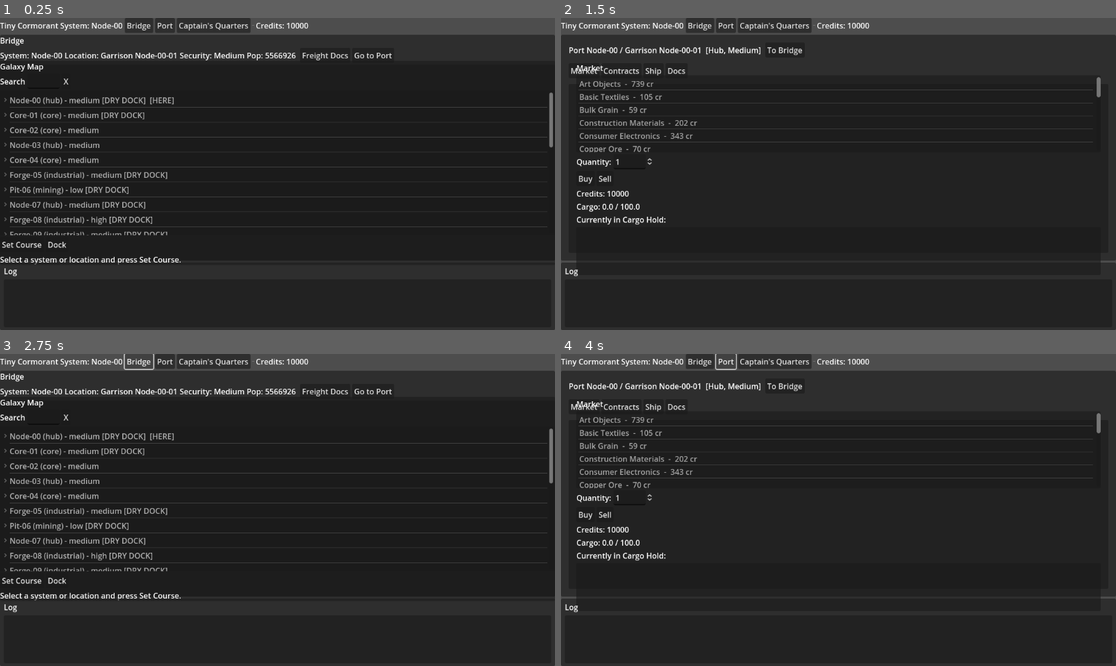
Above: before the commit, frames 1-4 (two rows, left to right).
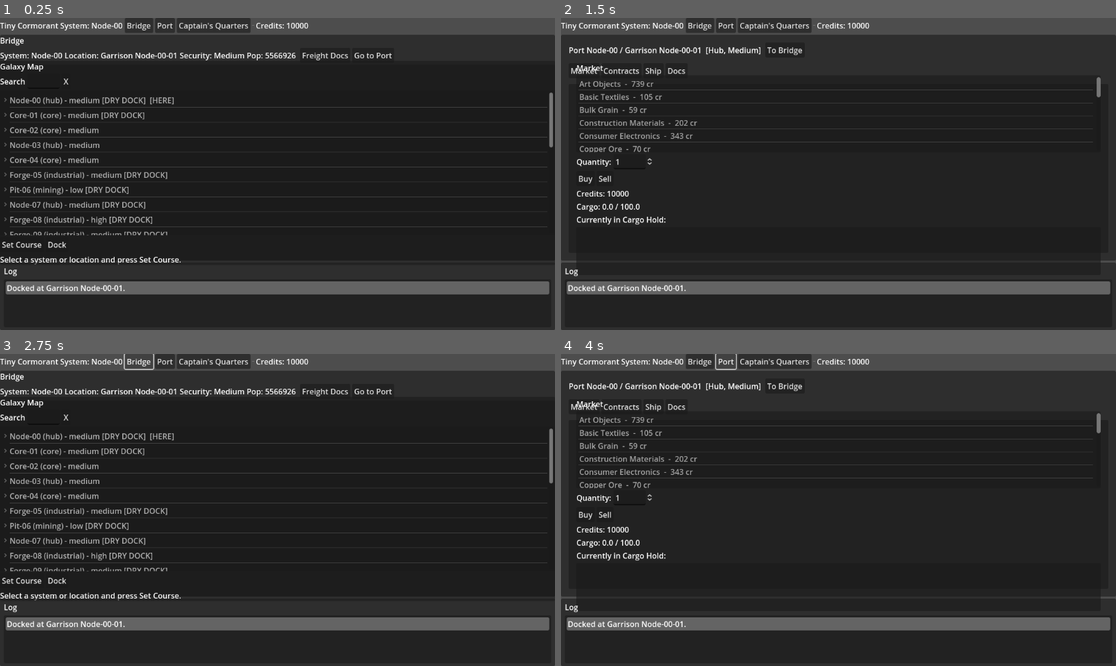
Above: after the commit, the same moments.

Repository: DKyd/Tiny-Cormorant
Game: Godot game, scene res://scenes/MainGame.tscn
The game is run twice, just before and just after one commit, with the same random seed, the same clock (stepped at 60 frames per second) and the same inputs.
Inputs (mouse positions are in pixels of both pictures, inside the frame that each line leads up to):
- Up to frame 1 (0.25 s): no input
- Up to frame 2 (1.5 s): click (605, 80) at 0.52 s; type "12" at 0.6 s; click "Go to Port" at 1.25 s
- Up to frame 3 (2.75 s): click "Bridge" at 2 s
- Up to frame 4 (4 s): click "Go to Port" at 2.75 s; click "Port" at 3.5 s

The runs differ from the first frame. In frame 1, 4.1% of the frame differs, in the area x 1-99%, y 84-89%; in frame 2, 4.1%; in frame 3, 4.1%; in frame 4, 4.1%.

Commit message:
2.1 Generate Contracts at Locations

Diff:
--- a/scripts/JobBoardPanel.gd
+++ b/scripts/JobBoardPanel.gd
@@ -7,13 +7,13 @@
 @onready var close_button: Button = $PanelContainer/MarginContainer/VBoxContainer/HBoxContainer/CloseButton
 @onready var hint_label: Label = $PanelContainer/MarginContainer/VBoxContainer/HintLabel
 
-var contracts: Array = []  # available contracts for this system
+var contracts: Array = []  # available contracts for this location
 
 
 func _ready() -> void:
 	title_label.text = "Job Board"
 
-	_build_contracts_for_current_system()
+	_build_contracts_for_current_location()
 	_refresh_list()
 
 	contracts_list.item_selected.connect(_on_contract_selected)
@@ -21,38 +21,24 @@
 	close_button.pressed.connect(_on_close_pressed)
 
 
-func _build_contracts_for_current_system() -> void:
-	var sys_id: String = GameState.current_system_id
+func _build_contracts_for_current_location() -> void:
 	var loc_id: String = GameState.current_location_id
 
-	# Safety check – must have a valid system
-	if sys_id == "":
+	# Safety check: must have a valid location
+	if loc_id == "":
 		contracts = []
-		info_label.text = "No system selected."
+		info_label.text = "No location selected."
 		return
 
-	# Safety check – try location-first, but location may be blank on first load
-	var generated: Array = []
-	if loc_id != "":
-		generated = Contracts.generate_contracts_for_location(loc_id, 4)
-
-	# If location contracts failed or returned empty, fall back to system-level
-	if generated.is_empty():
-		generated = Contracts.generate_contracts_for_system(sys_id, 4)
-
-	contracts = generated
+	contracts = Contracts.get_contracts_for_location(loc_id)
 
 	# UI feedback
 	if contracts.is_empty():
 		info_label.text = "No contracts available here."
 	else:
-		# If we generated by location, label should reflect that
-		if loc_id != "":
-			var loc: Dictionary = Galaxy.get_location(loc_id)
-			var loc_name: String = String(loc.get("name", loc_id))
-			info_label.text = "Contracts available at %s." % loc_name
-		else:
-			info_label.text = "Contracts available from this system."
+		var loc: Dictionary = Galaxy.get_location(loc_id)
+		var loc_name: String = String(loc.get("name", loc_id))
+		info_label.text = "Contracts available at %s." % loc_name
 
 
 
--- a/singletons/Contracts.gd
+++ b/singletons/Contracts.gd
@@ -13,10 +13,27 @@
 # }
 
 var _id_counter: int = 0
+var contracts_by_location_id: Dictionary = {}
 
 func _next_id() -> String:
 	_id_counter += 1
 	return "CON_%04d" % _id_counter
+
+
+func get_contracts_for_location(location_id: String) -> Array:
+	if location_id == "":
+		return []
+	if not contracts_by_location_id.has(location_id):
+		return []
+	return contracts_by_location_id[location_id]
+
+
+func refresh_contracts_for_location(location_id: String, count: int = 3) -> Array:
+	if location_id == "":
+		return []
+	var generated: Array = generate_contracts_for_location(location_id, count)
+	contracts_by_location_id[location_id] = generated
+	return generated
 
 
 func generate_contracts_for_system(system_id: String, count: int = 3) -> Array:
@@ -54,6 +71,7 @@
 			{
 				"commodity_id": commodity_id,
 				"declared_qty": quantity,
+				"cargo_space": quantity,
 			}
 		]
 
--- a/singletons/GameState.gd
+++ b/singletons/GameState.gd
@@ -64,10 +64,8 @@
 	var loc_ids: Array = Galaxy.get_location_ids_for_system(current_system_id)
 	if loc_ids.size() > 0:
 		# Take the first location as default “dock”
-		current_location_id = String(loc_ids[0])
-		emit_signal("location_changed", current_location_id)
-
-		check_travel_contracts_at(current_system_id, current_location_id)
+		var loc_id: String = String(loc_ids[0])
+		set_current_location(loc_id)
 
 
 func travel_to_system(new_system_id: String) -> void:
@@ -179,6 +177,7 @@
 		current_system_id = sys_id
 
 	current_location_id = loc_id
+	Contracts.refresh_contracts_for_location(current_location_id, 4)
 	Log.add_entry("Docked at %s." % loc.get("name", loc_id))
 	emit_signal("location_changed", current_location_id)
 
@@ -433,10 +432,12 @@
 			var line: Dictionary = line_variant
 			var commodity_id: String = str(line.get("commodity_id", ""))
 			var qty: int = int(line.get("declared_qty", 0))
+			var cargo_space: int = int(line.get("cargo_space", qty))
 			if commodity_id != "" and qty > 0:
 				cargo_lines.append({
 					"commodity_id": commodity_id,
 					"declared_qty": qty,
+					"cargo_space": cargo_space,
 				})
 	# Otherwise, fall back to simple single-line cargo
 	elif contract.has("commodity_id") and contract.has("quantity"):
@@ -446,6 +447,7 @@
 			cargo_lines.append({
 				"commodity_id": commodity_id,
 				"declared_qty": qty,
+				"cargo_space": qty,
 			})
 
 	var doc := {
Not shown, added: codex/runs/issue-0004-generate-contracts-at-locations/results.md
